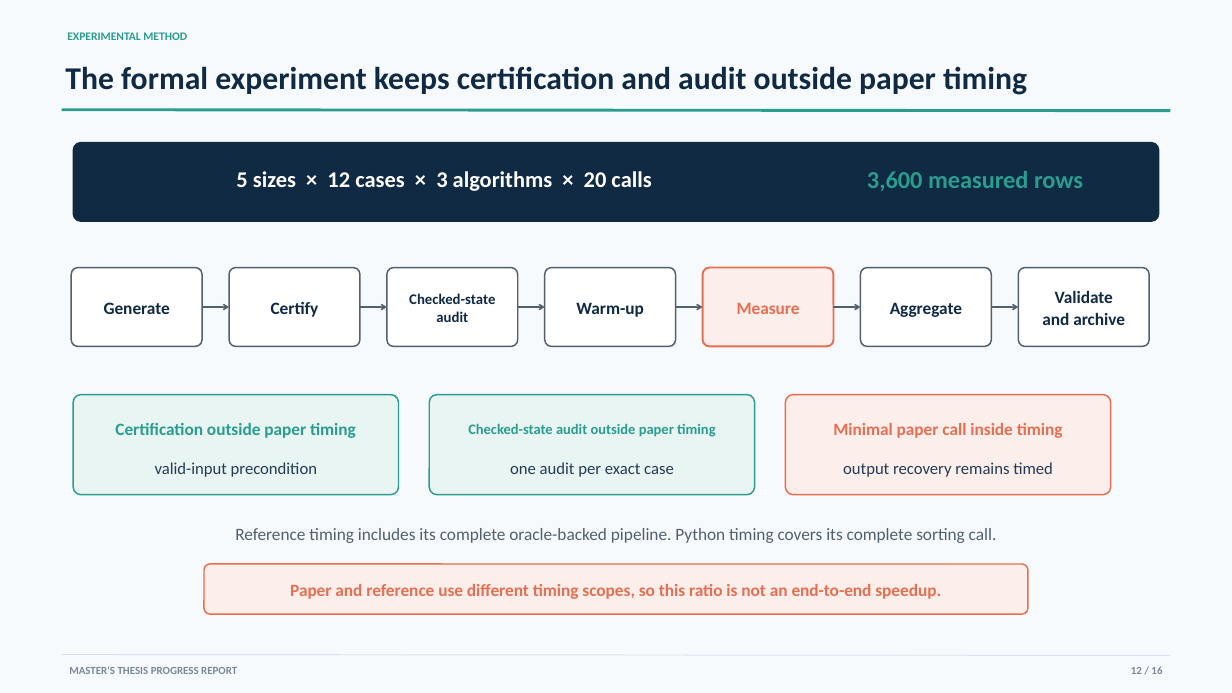
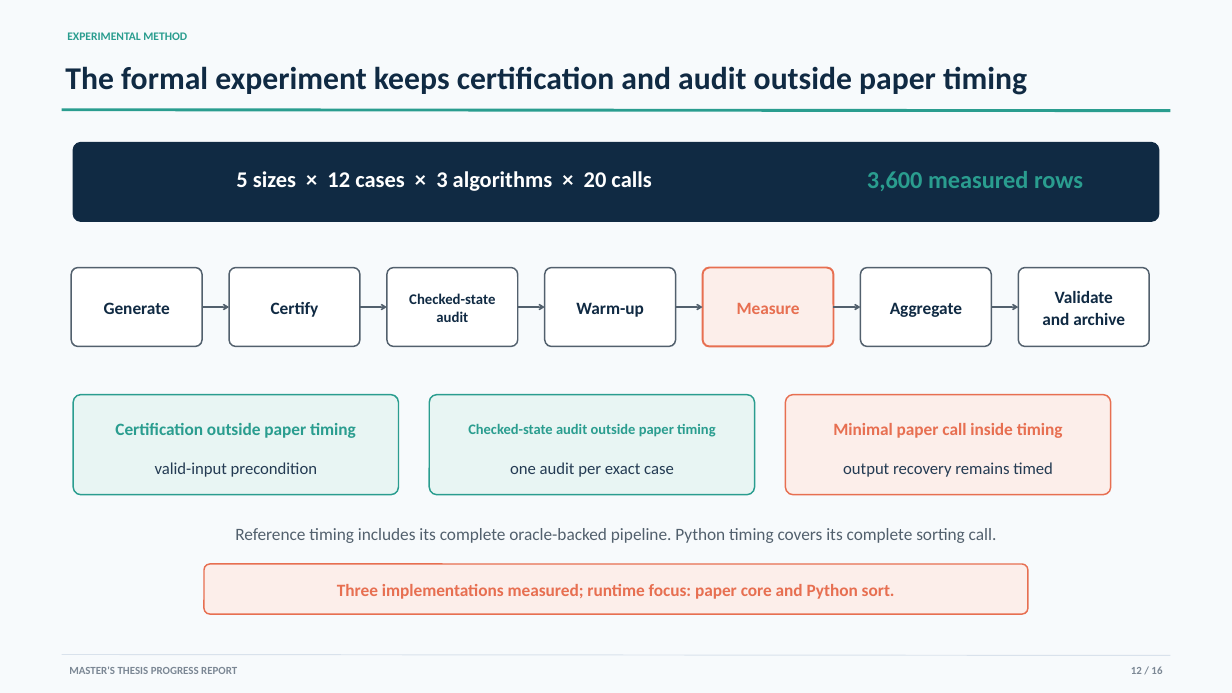
Before and after one commit to YixueWang983/jordan-sorting, a slide deck: slide 12 of presentations/progress_report/Jordan_Sorting_Progress_Report.pptx. Drawn at 1232x693 pixels with LibreOffice and Linux fonts; fonts in the diff are those of the drawing. Boxes give left, top, right and bottom in pixels: in the first picture for what was removed or moved away, otherwise in the second. Text is boxed around its words. In the diff, an @@ line names an element or a change of style, - is before the commit and + after.

Commit message:
Focus progress report on runtime baseline and remove backup slides

```diff
--- a/presentations/progress_report/Jordan_Sorting_Progress_Report.pptx
+++ b/presentations/progress_report/Jordan_Sorting_Progress_Report.pptx
@@ text at bbox=[337, 584, 895, 599]: text changed @@
-Paper and reference use different timing scopes, so this ratio is not an end-to-end speedup.
+Three implementations measured; runtime focus: paper core and Python sort.
```
Also in this commit, not shown: 2 other slides changed, 5 slides removed, 7 other files.
